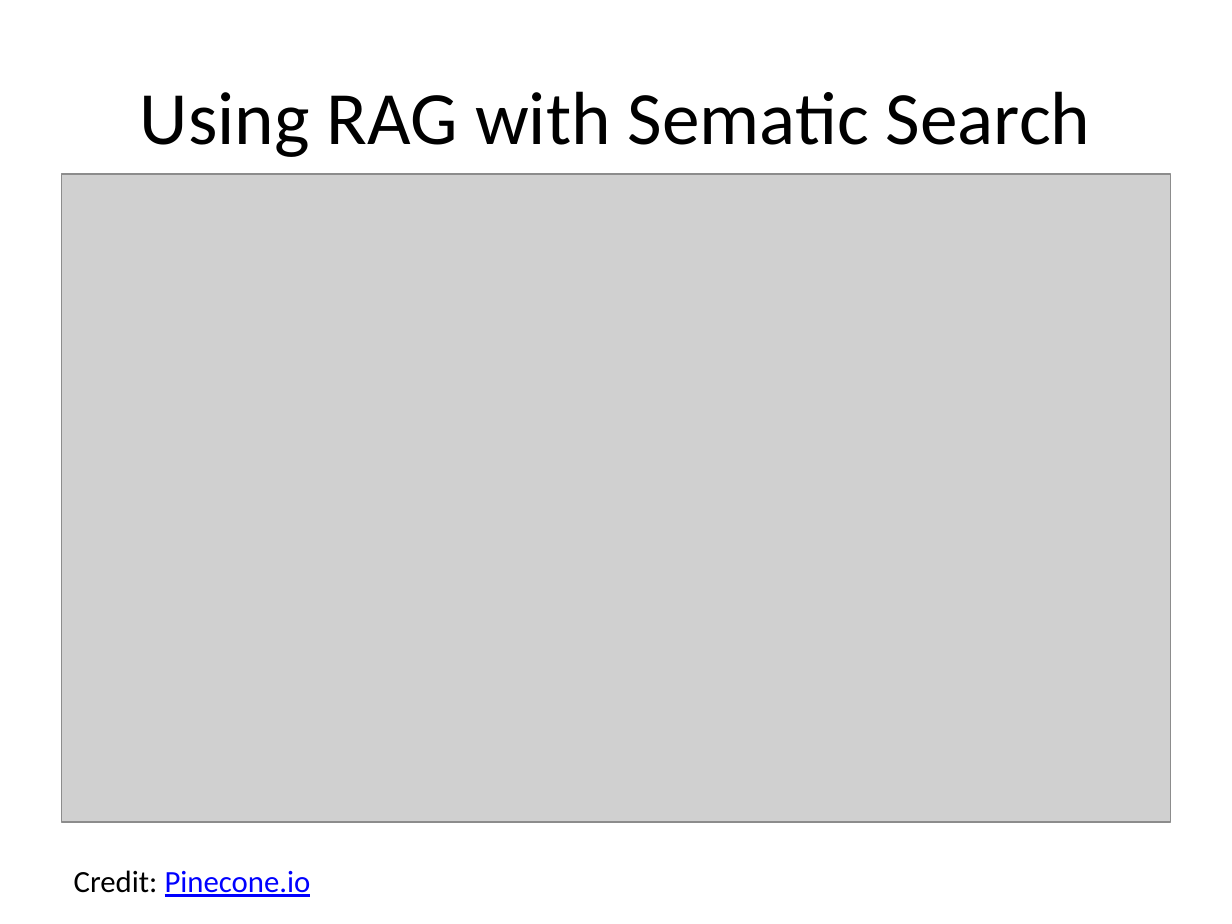
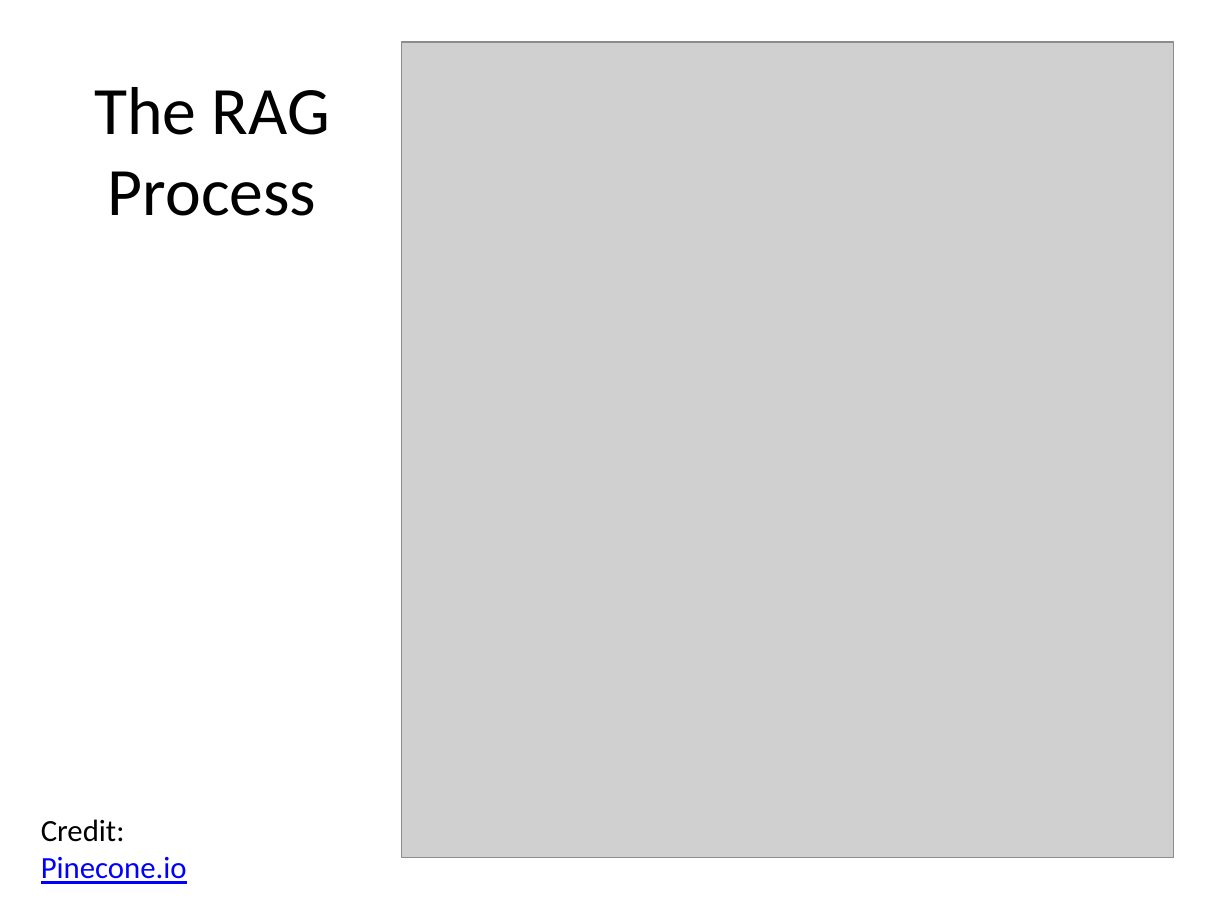
Before and after one commit to paulsachse-fs/Artificial_Intelligence_Ecosystem, a slide deck: slide 5 of AIE_Presentations/Retrieval_Augmented_Generation_Presentation.pptx (slide 6 before the commit). Drawn at 1232x924 pixels with LibreOffice and Linux fonts; fonts in the diff are those of the drawing; grey boxes stand for pictures. Boxes give left, top, right and bottom in pixels: in the first picture for what was removed or moved away, otherwise in the second. Text is boxed around its words. In the diff, an @@ line names an element or a change of style, - is before the commit and + after.

Commit message:
Update RAG presentation

```diff
--- a/AIE_Presentations/Retrieval_Augmented_Generation_Presentation.pptx
+++ b/AIE_Presentations/Retrieval_Augmented_Generation_Presentation.pptx
@@ picture: place and size @@
-picture at <box>62,174,1170,822</box>
+picture at <box>402,42,1174,857</box>
@@ title at <box>94,87,330,216</box>: text changed; size 44 to 39.6 pt @@
-Using RAG with Sematic Search
+The RAG Process
@@ text "Credit: Pinecone.io" rewrapped from <box>74,870,311,897</box> to <box>41,819,187,884</box> @@
```
Also in this commit, not shown: 2 slides removed.
